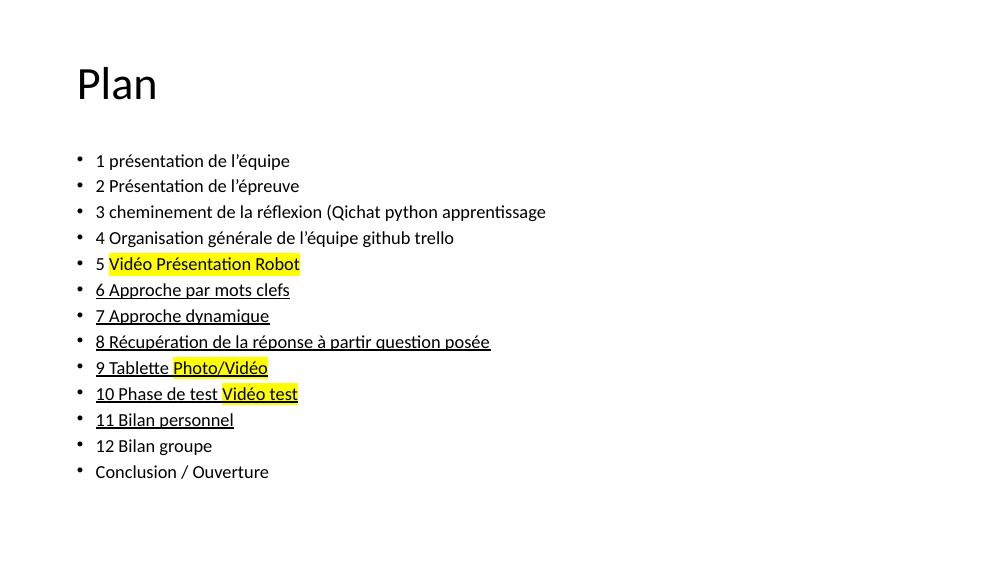
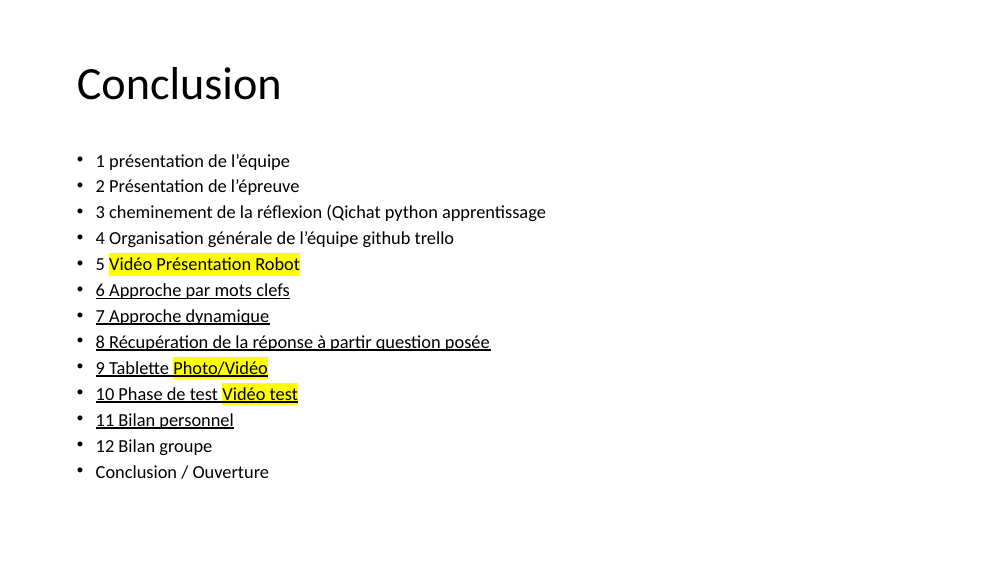
Before and after one commit to PorteAntoine/IHM_PEPPER_CPE2017, a slide deck: slide 16 of Rapport/Diapo_ihm_pepper.pptx (slide 12 before the commit). Drawn at 1008x567 pixels with LibreOffice and Linux fonts; fonts in the diff are those of the drawing; background and template pictures are left out. Boxes give left, top, right and bottom in pixels: in the first picture for what was removed or moved away, otherwise in the second. Text is boxed around its words. In the diff, an @@ line names an element or a change of style, - is before the commit and + after.

```diff
--- a/Rapport/Diapo_ihm_pepper.pptx
+++ b/Rapport/Diapo_ihm_pepper.pptx
@@ title at [77, 67, 282, 100]: text changed @@
-Plan
+Conclusion
```
Also in this commit, not shown: 1 other slide changed, 4 slides added, 1 slide removed.
